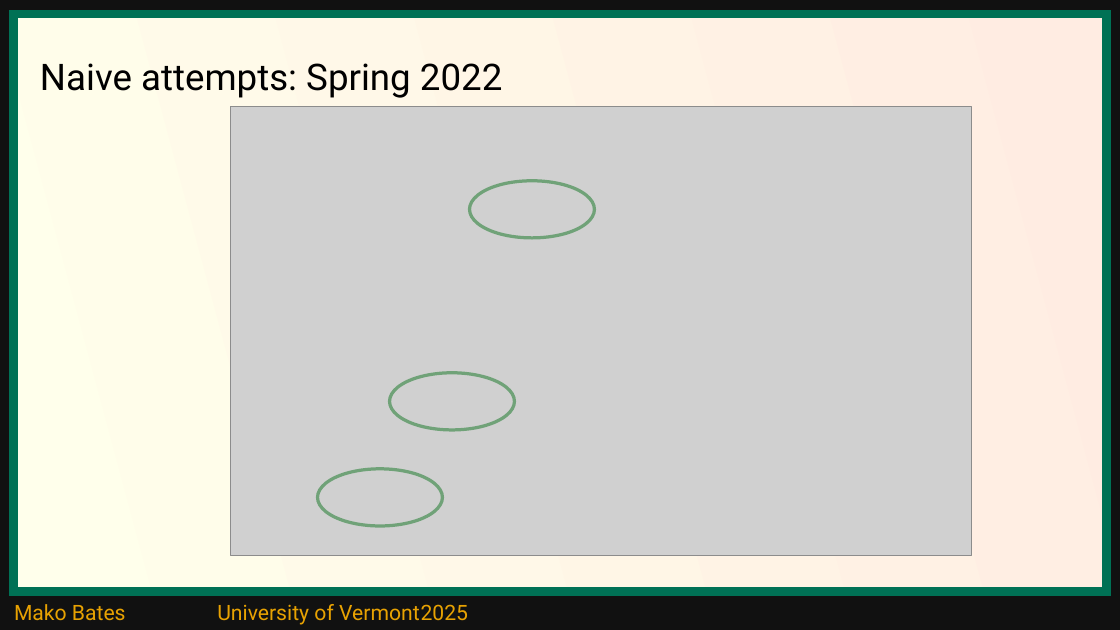
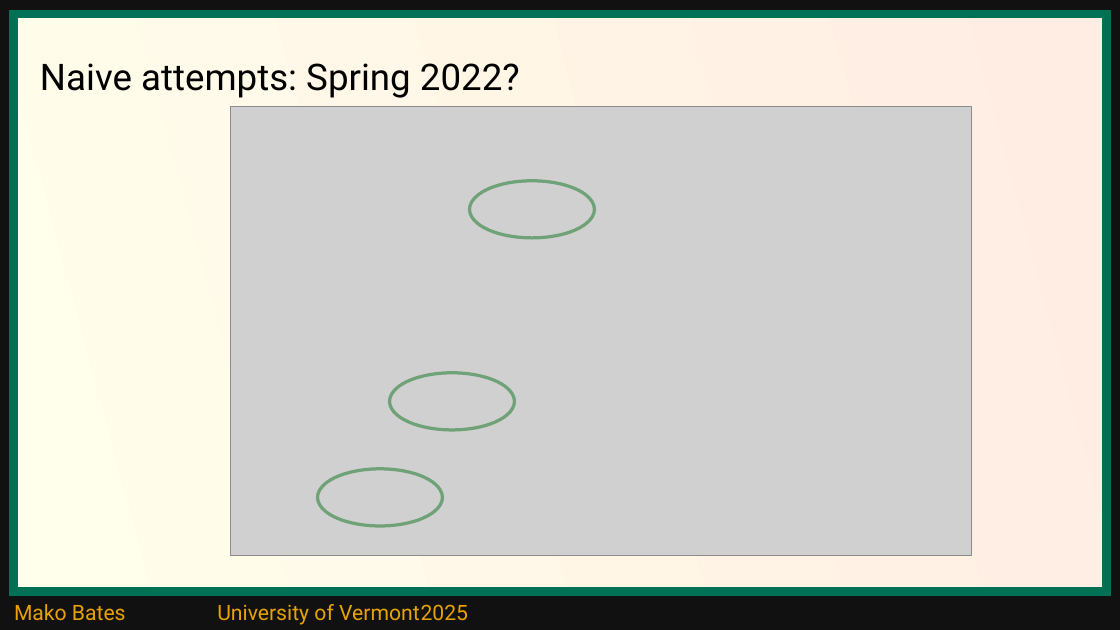
Before and after one commit to ShapeOfMatter/thesis_CP_UVM, a slide deck: slide 4 of thesis defense.odp. Drawn at 1120x630 pixels with LibreOffice and Linux fonts; fonts in the diff are those of the drawing; grey boxes stand for pictures. Boxes give left, top, right and bottom in pixels: in the first picture for what was removed or moved away, otherwise in the second. Text is boxed around its words. In the diff, an @@ line names an element or a change of style, - is before the commit and + after.

```diff
--- a/thesis defense.odp
+++ b/thesis defense.odp
@@ title at (40,63,520,98): text changed @@
-Naive attempts: Spring 2022
+Naive attempts: Spring 2022?
```
Also in this commit, not shown: 4 other slides changed, 14 slides added, 4 slides removed.
